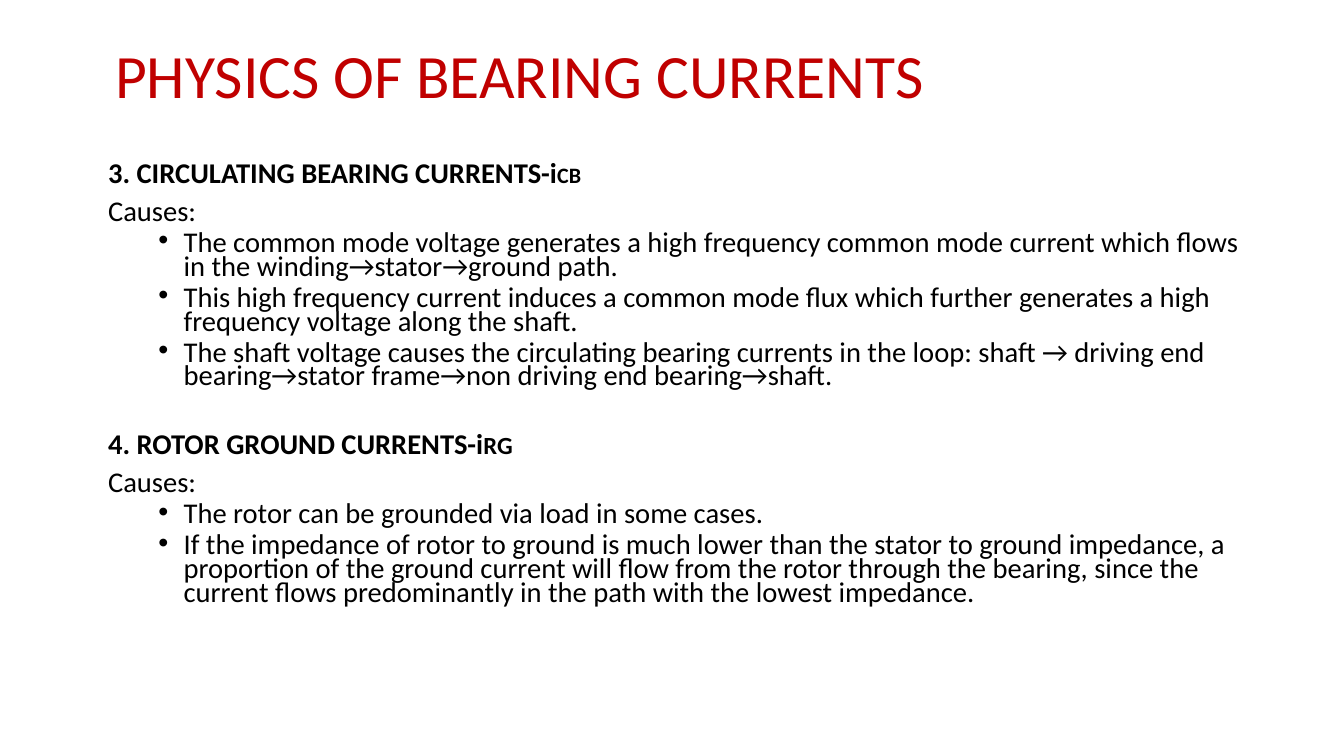
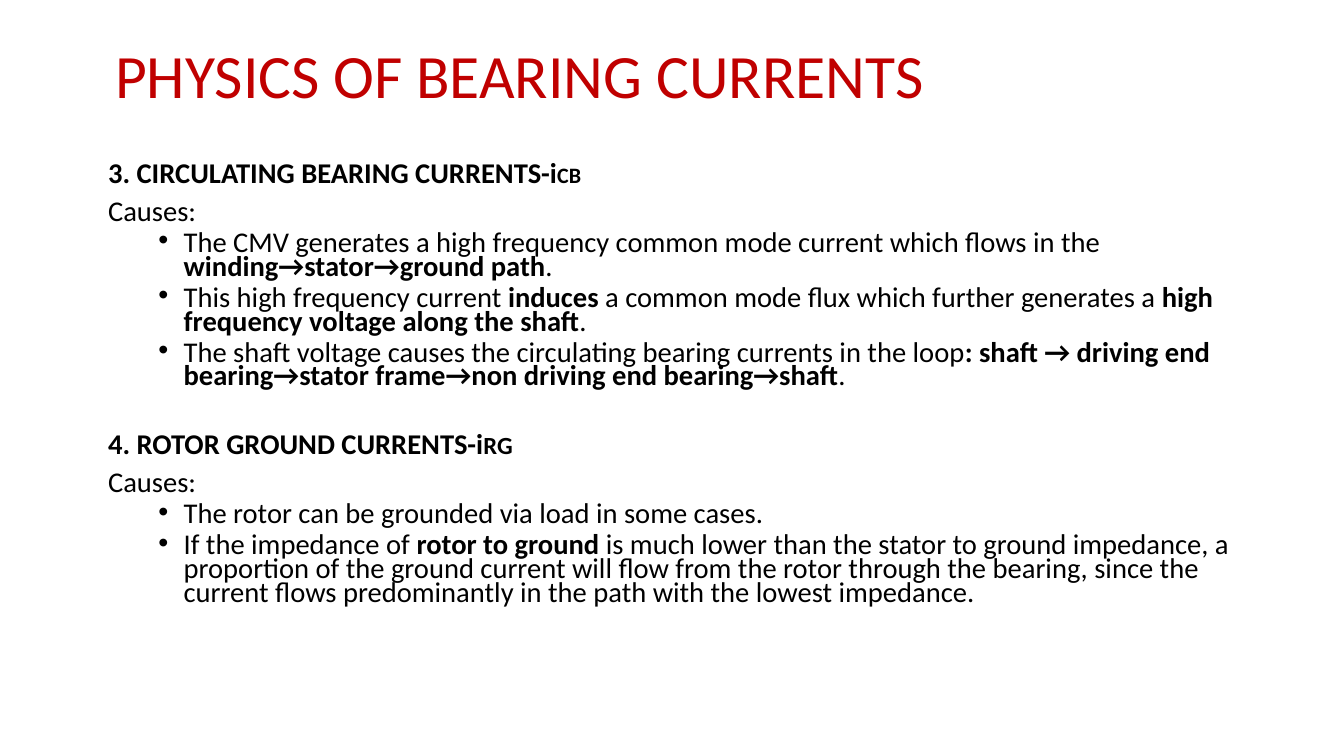
Before and after one commit to EnesAyaz/KTH, a slide deck: slide 6 of Weekly-Reports/BearingCurrentsSourceAndMitigations.pptx. Drawn at 1344x756 pixels with LibreOffice and Linux fonts; fonts in the diff are those of the drawing. Boxes give left, top, right and bottom in pixels: in the first picture for what was removed or moved away, otherwise in the second. Text is boxed around its words. In the diff, an @@ line names an element or a change of style, - is before the commit and + after.

```diff
--- a/Weekly-Reports/BearingCurrentsSourceAndMitigations.pptx
+++ b/Weekly-Reports/BearingCurrentsSourceAndMitigations.pptx
@@ text at (184, 232, 1100, 281): text changed @@
-  • The common mode voltage generates a high frequency common mode current which flows in the winding→stator→ground path.
+  • The CMV generates a high frequency common mode current which flows in the winding→stator→ground path.
@@ text at (184, 287, 1229, 607): bold on in "induces high frequency voltage along the shaft.", "loop: shaft → driving end bearing→stator frame→non ...", "rotor to ground" @@
```
Also in this commit, not shown: 10 other slides changed, 1 other file.
